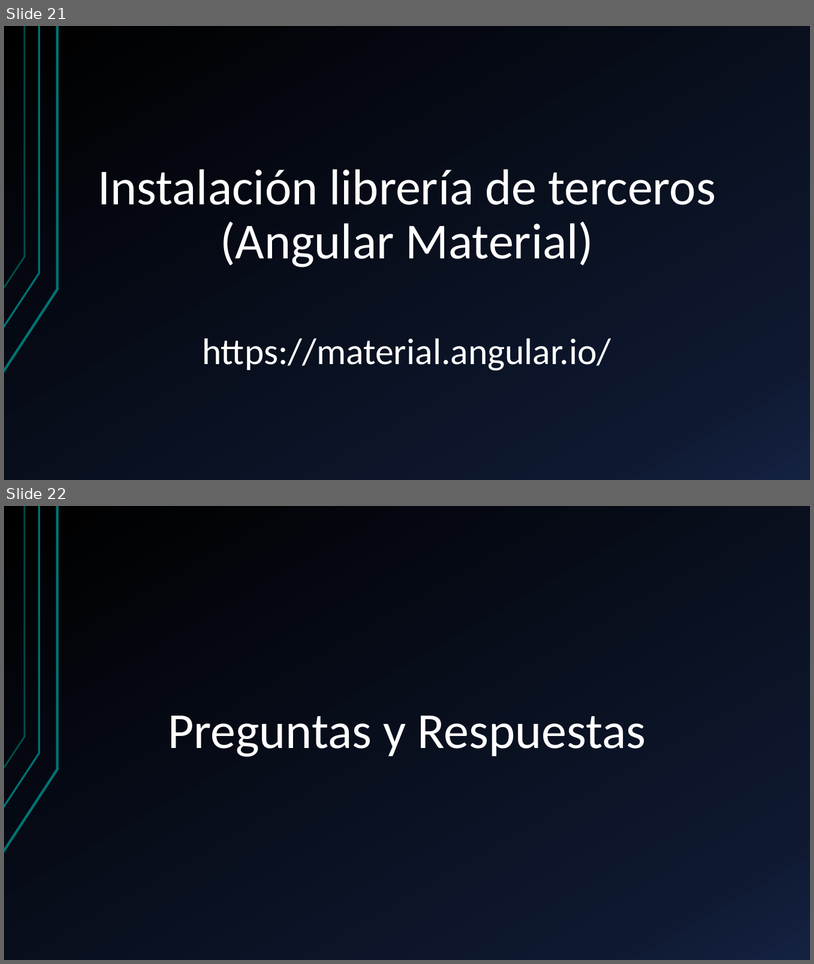
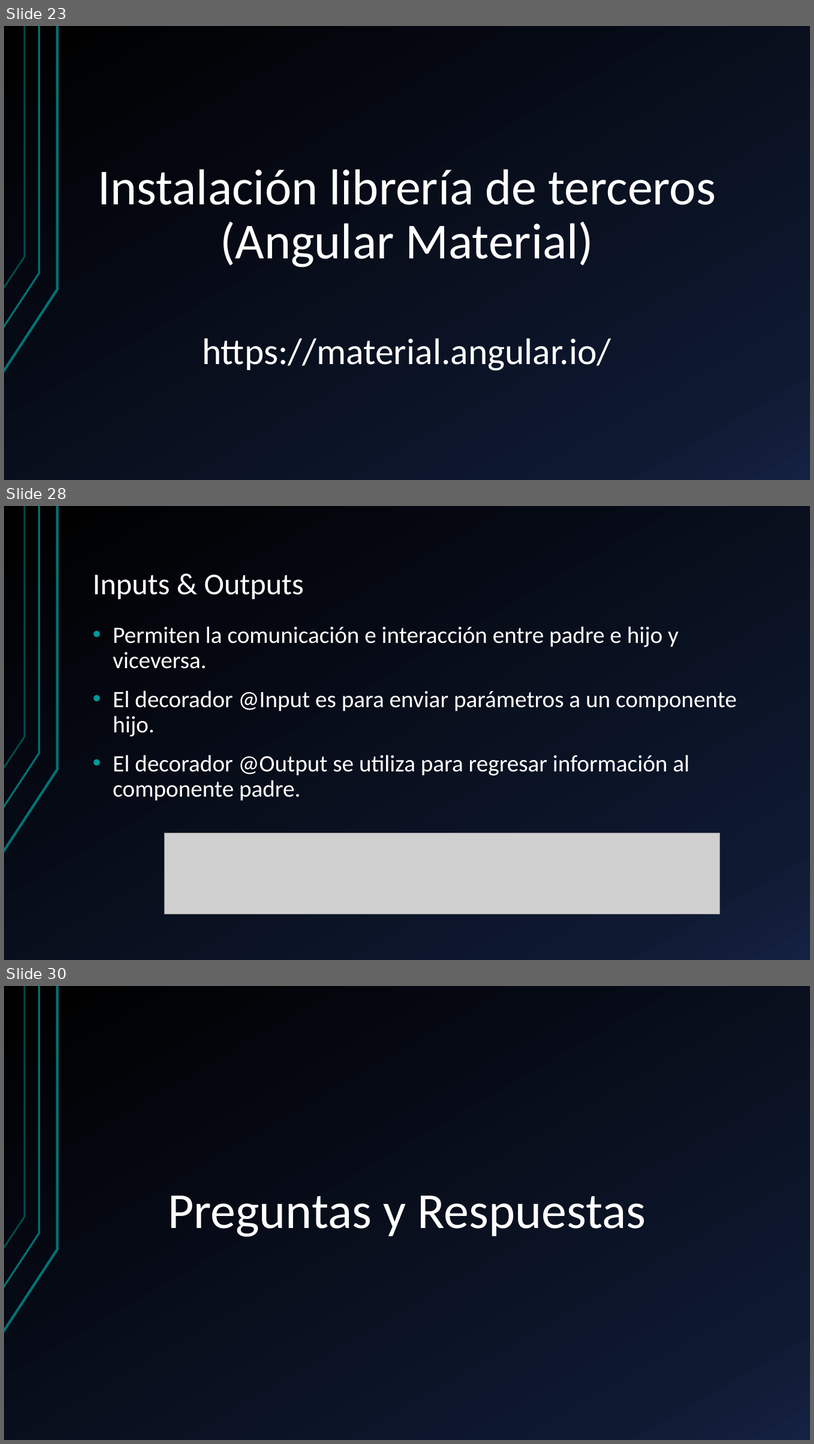
Before and after one commit to KevinToala/capacitacionAngular, a slide deck: Angular.pptx. Shown one above the other, each under a label of ours: slides 21 and 22 before the commit, slides 23, 28 and 30 after it; the slides between them are not shown. The pictures are 814x964 and 814x1444 pixels, drawn with LibreOffice and Linux fonts; fonts in the diff are those of the drawing; grey boxes stand for pictures. Boxes give left, top, right and bottom in pixels: in the first picture for what was removed or moved away, otherwise in the second. Text is boxed around its words. In the diff, an @@ line names an element or a change of style, - is before the commit and + after.

```diff
--- a/Angular.pptx
+++ b/Angular.pptx
@@ slide 28 added at (4, 506, 810, 960), background gradient #000000 to #0F1931 to #142242; not listed: 3 template elements that a slide beside it also shows @@
@@ title added at (93, 574, 304, 599), 36 pt, text #FFFFFF @@
+Inputs & Outputs
@@ text added at (113, 626, 737, 801), 28 pt, text #FFFFFF @@
+• Permiten la comunicación e interacción entre padre e hijo y viceversa.
+• El decorador @Input es para enviar parámetros a un componente hijo.
+• El decorador @Output se utiliza para regresar información al componente padre.
@@ picture added at (164, 832, 720, 914) @@
@@ what was slide 21 is now slide 23 @@
@@ what was slide 22 is now slide 30 @@
```
Also in this commit, not shown: 8 other slides added.
